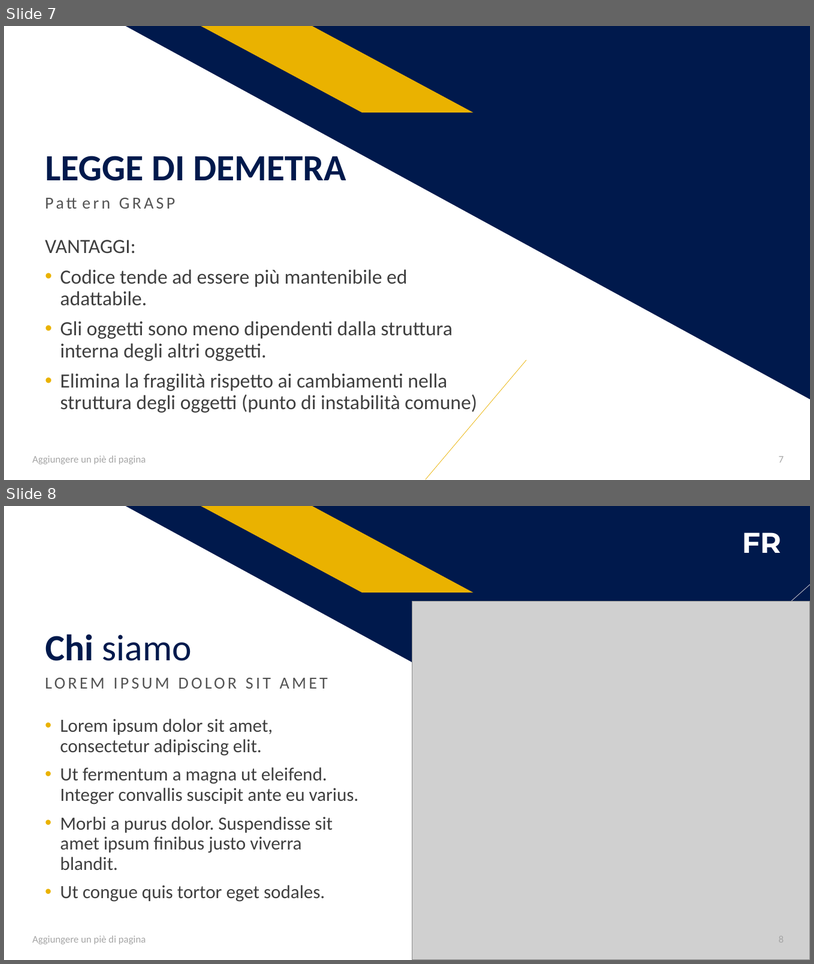
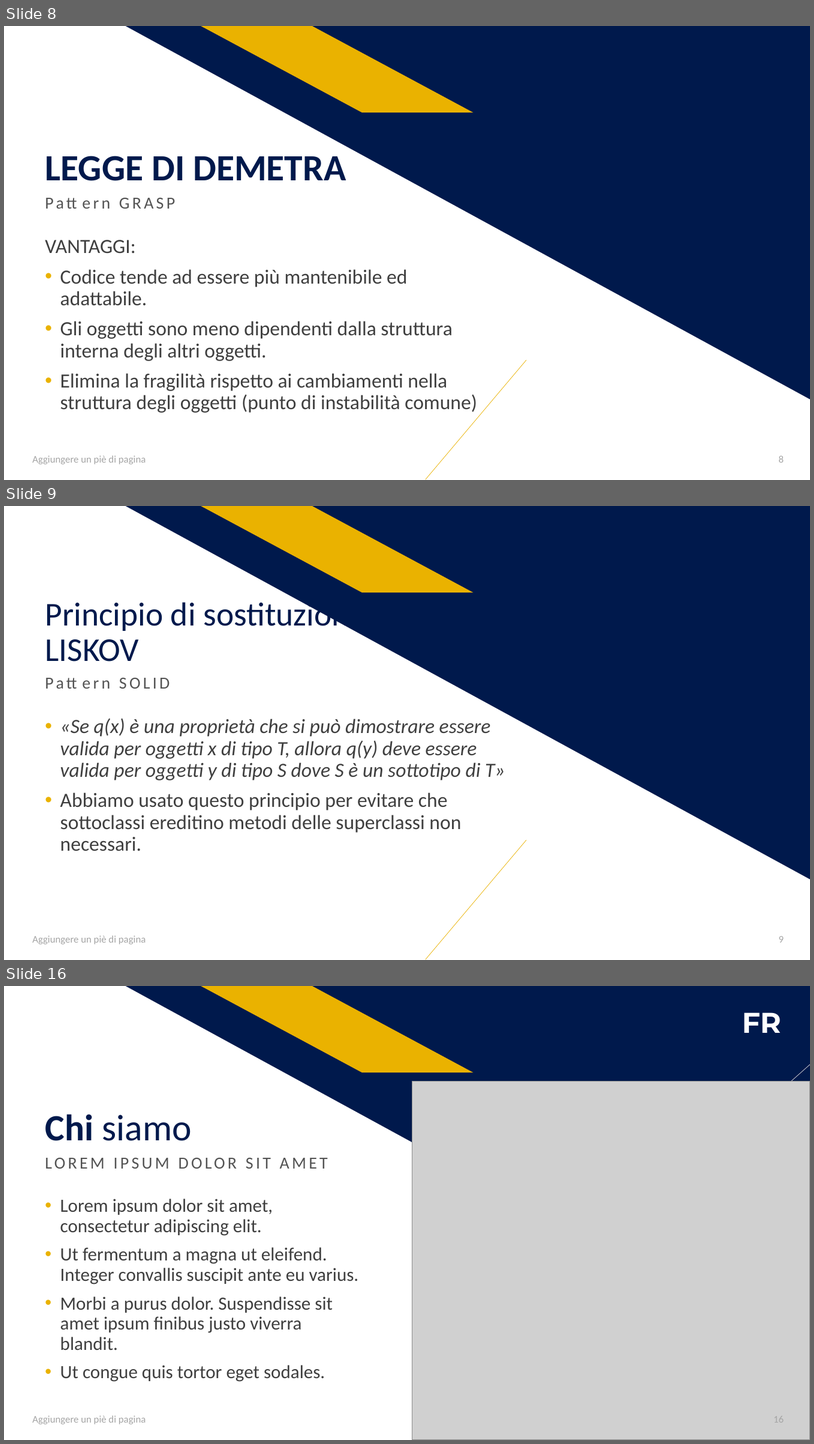
Before and after one commit to salvalai-matteo/EventBookDocumentation, a slide deck: Progetto Ingegneria SW.pptx. Shown one above the other, each under a label of ours: slides 7 and 8 before the commit, slides 8, 9 and 16 after it; the slides between them are not shown. The pictures are 814x964 and 814x1444 pixels, drawn with LibreOffice and Linux fonts; fonts in the diff are those of the drawing; grey boxes stand for pictures. Boxes give left, top, right and bottom in pixels: in the first picture for what was removed or moved away, otherwise in the second. Text is boxed around its words. In the diff, an @@ line names an element or a change of style, - is before the commit and + after.

```diff
--- a/Progetto Ingegneria SW.pptx
+++ b/Progetto Ingegneria SW.pptx
@@ slide 9 added at (4, 506, 810, 960), background #FFFFFF; not listed: 3 template elements that a slide beside it also shows @@
@@ title added at (45, 597, 366, 661), 39.6 pt, text #00194C @@
+Principio di sostituzione di
+LISKOV
@@ text added at (39, 671, 525, 712), 20 pt, text #525252 @@
+Pattern SOLID
@@ text added at (60, 718, 506, 851), 24 pt, text #3F3F3F, italic @@
+• «Se q(x) è una proprietà che si può dimostrare essere valida per oggetti x di tipo T, allora q(y) deve essere valida per oggetti y di tipo S dove S è un sottotipo di T»
+• Abbiamo usato questo principio per evitare che sottoclassi ereditino metodi delle superclassi non necessari.
@@ text added at (32, 935, 146, 944), 12 pt, text #A5A5A5 @@
+Aggiungere un piè di pagina
@@ page number added at (779, 936, 784, 942), 12 pt, text #A5A5A5 @@
+9
@@ what was slide 7 is now slide 8 @@
@@ page number at (779, 456, 784, 462): text changed @@
-7
+8
@@ what was slide 8 is now slide 16 @@
@@ page number at (774, 1416, 784, 1422): text changed @@
-8
+16
```
Also in this commit, not shown: 1 slide changed, 7 other slides added, 1 slide removed.
